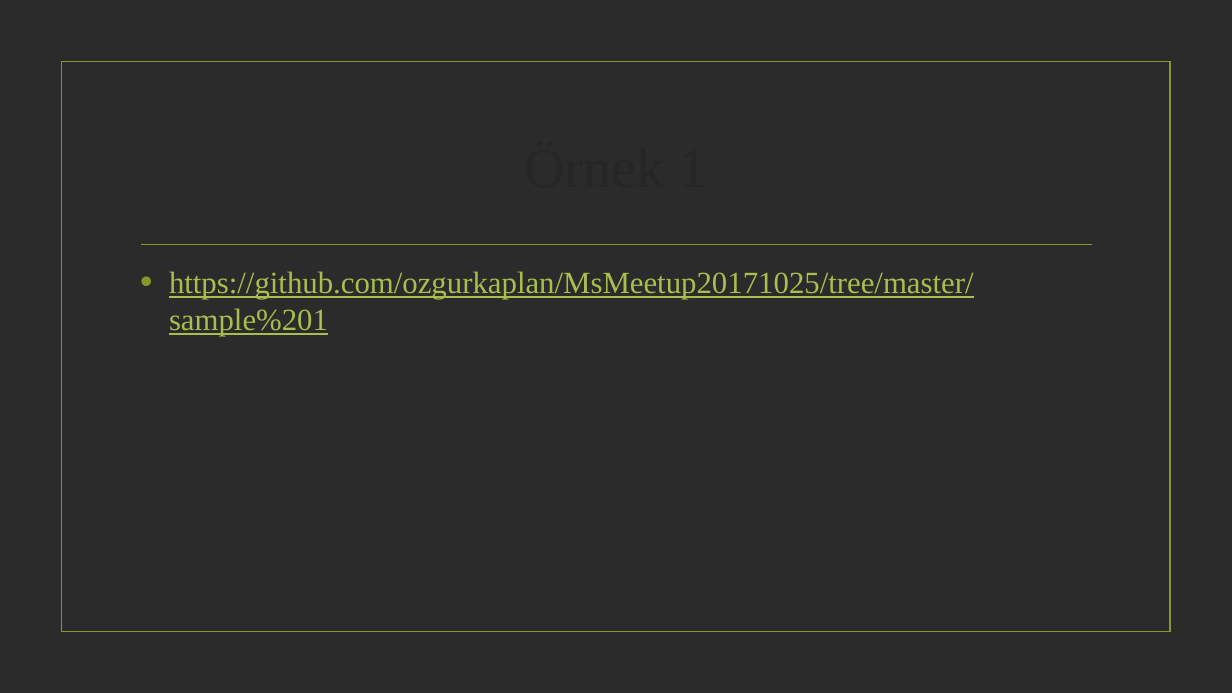
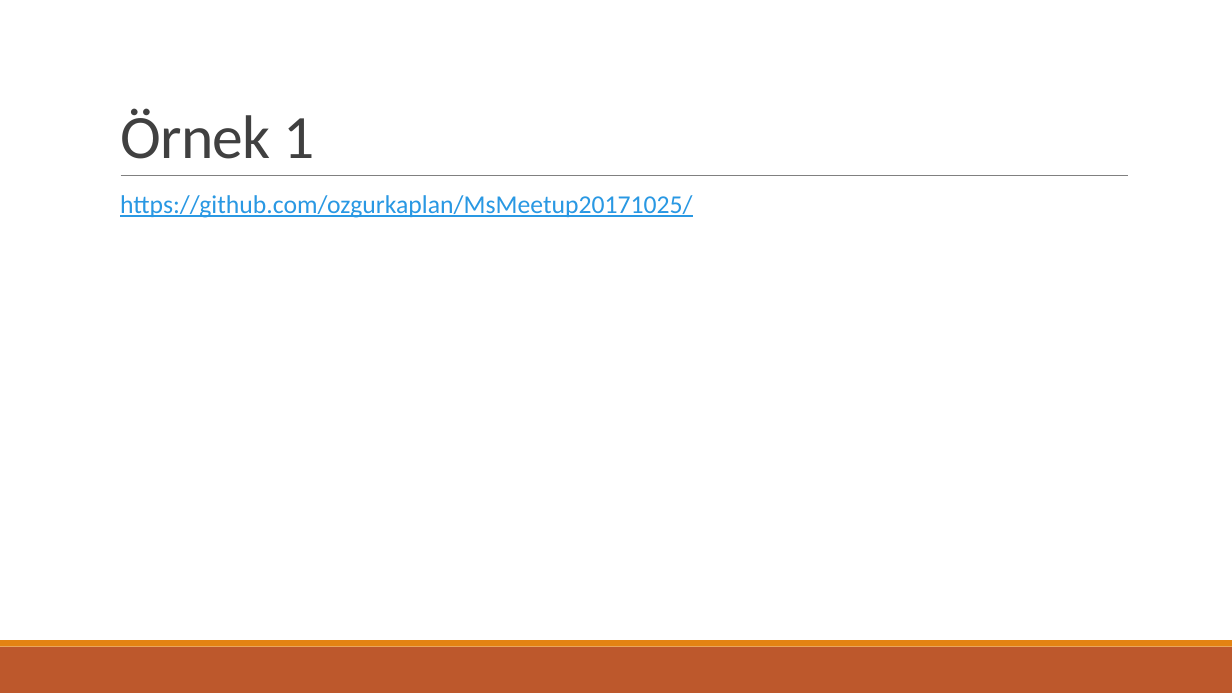
Before and after one commit to ozgurkaplan/MsMeetup20171025, a slide deck: slide 8 of Dependency Injection with net Core.pptx (slide 7 before the commit). Drawn at 1232x693 pixels with LibreOffice and Linux fonts; fonts in the diff are those of the drawing; background and template pictures are left out; a plain dark background stands for a picture behind light text. Boxes give left, top, right and bottom in pixels: in the first picture for what was removed or moved away, otherwise in the second. Text is boxed around its words. In the diff, an @@ line names an element or a change of style, - is before the commit and + after.

```diff
--- a/Dependency Injection with net Core.pptx
+++ b/Dependency Injection with net Core.pptx
@@ background picture (left out) to #FFFFFF @@
@@ title "Örnek 1": place and size @@
-title "Örnek 1" at (131,99,1102,231)
+title "Örnek 1" at (120,108,314,159)
@@ title "Örnek 1" at (120,108,314,159): size 44 to 48 pt, font Times New Roman to Calibri, text colour #262626 to #404040, letter spacing 0 to -0.5 pt; alignment centre to left; line spacing 1 to 0.85; vertical alignment middle to bottom @@
@@ rectangle removed at (61,62,1170,632) @@
@@ line moved from (141, 245) - (1092, 245) to (121, 176) - (1128, 176) @@
@@ line (121, 176) - (1128, 176): stroke #83992A 1.25 pt to #808080 0.5 pt @@
@@ text at (120,195,693,218): text changed; size 24 to 20 pt; font Times New Roman to Calibri; text colour #A8BF4D to #2998E3 @@
-• https://github.com/ozgurkaplan/MsMeetup20171025/tree/master/sample%201
+  https://github.com/ozgurkaplan/MsMeetup20171025/
@@ rectangle added at (0,647,1232,693), fill #BD582C @@
@@ rectangle added at (0,640,1232,647), fill #E48312 @@
```
Also in this commit, not shown: 10 other slides changed, 4 slides added, 2 other files.
